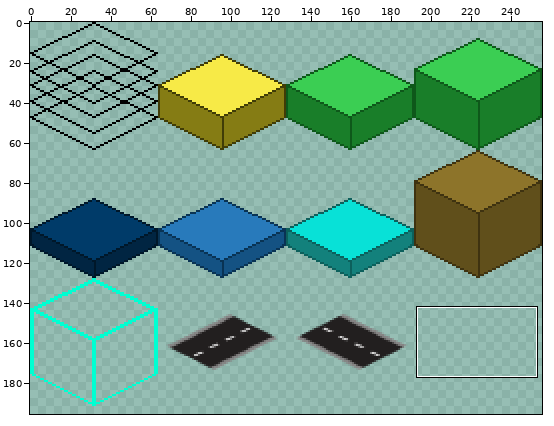
Two versions of one sprite sheet, internal/ui/assets/geo-spritesheet.png. The picture above shows the old version from afar; the outline marks the close-up.
Close-up. Earlier state:
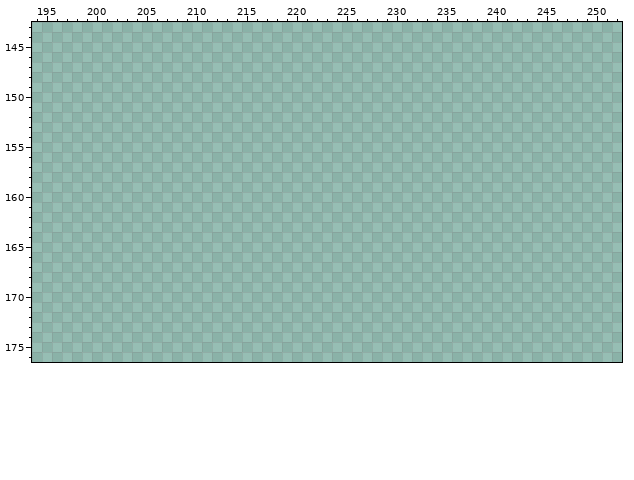
The file is 256x512 pixels. Pixels under 10% opacity are left out. Colours within 5 levels of each other are drawn and written as one. Shown: x 194..252, y 143..176. The old version is drawn lined up with the new one, on the new canvas. The wide view leaves out empty margins. The commit also changed other parts of the picture, which this record leaves out.
After the commit:
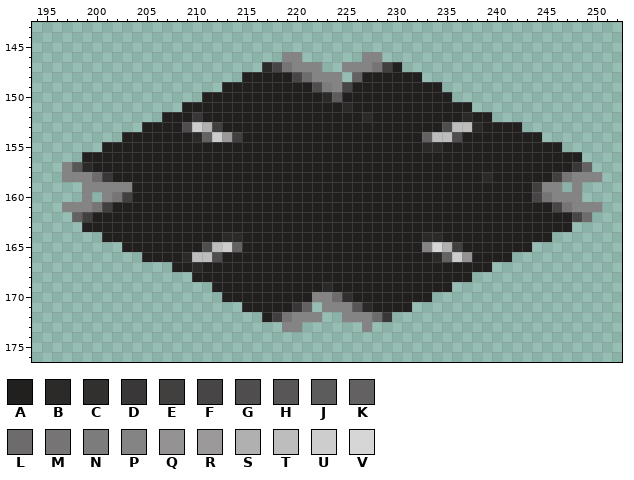
Palette (. is transparent): A #221f1f  B #2c2929  C #322f2f  D #393737  E #423f3f  F #474545  G #4f4d4d  H #585656  J #5d5c5c  K #636161  L #6d6b6b  M #767474  N #7d7c7c  P #858484  Q #949292  R #9b9999  S #b1b0b0  T #bebdbd  U #cecdcd  V #d7d6d6
The exact change:
canvas 256x512 -> 256x256 (the part of the old canvas that was cut away was empty and is not shown)
y 146: x 219..220 .. -> PP; x 227..228 .. -> PP
y 147: x 217..222 ...... -> BFMPPP; x 225..230 ...... -> PPPMEA
y 148: x 215..224 .......... -> AAAAAFLPPP; x 226..232 ....... -> KAAAAAA
y 149: x 213..234 ...................... -> AAAAAAAAAGNPFAAAAAAAAA
y 150: x 211..235 ......................... -> AAAAAAAAAAAABJAAAAAAAAAAA
y 151: x 209..237 ............................. -> AAAAAAAAAAAAAAAABAAAAAAAAAAAA
y 152: x 207..239 ................................. -> AAADAAAAAAAAAAAAAAAABAAAAAAAAABAA
y 153: x 205..242 ...................................... -> AAAAGUSEAAAAAAAAAAAAAAAAAAAAAAGTTBAAAA
y 154: x 203..244 .......................................... -> AAAAAAABKUREAAAAAAAAAAAAAAAAAAKTTGAAAAAAAA
y 155: x 201..246 .............................................. -> AAAAAAAAAAAAAAAAAAAAAAAAAAAAAAAABBAAAAAAAAAAAA
y 156: x 199..248 .................................................. -> AAAAAAAAAAAAAAAAAAAAAAAAAAAAAAAAAAAAAAAAAAAAAAAAAA
y 157: x 197..249 ..................................................... -> PHBAAAAAAAAAAAAAAAAAAAAAAAAAAAAAAAAAAAAAAAAAAAAAAAADK
y 158: x 197..250 ...................................................... -> PPPLDAAAAAAAAAAAAAAAAAAAAAAAAAAAAAAAAAAAAABAAAAAAEMPPP
y 159: x 199..246 ................................................ -> PPPPPAAAAAAAAAAAAAAAAAAAAAAAAAAAAAAAAAAAAAAAAEPP; x 248 . -> P
y 160: x 199 . -> P; x 201..248 ................................................ -> PMEAAAAAAAAAAAAAAAAAAAAAAAAAAAAAAAAAAAAAAAAFMPPP
y 161: x 197..250 ...................................................... -> PPPMEAAAAAAAAAAAAAAAAAAAAAAAAAAAAAAAAAAAAAAAAAAAAFMPPP
y 162: x 198..249 .................................................... -> KEAAAAAAAAAAAAAAAAAAAAAAAAAAAAAAAAAAAAAAAAAAAAAAAAFL
y 163: x 199..247 ................................................. -> AAAAAAAAAAAAAAAAAAAAAAAAAAAAAAAAAAAAAAAAAAAAAAAAA
y 164: x 201..245 ............................................. -> AAAAAAAAAAAABBAAAAAAAAAAAAAAAAAABBAAAAAAAAAAA
y 165: x 203..243 ......................................... -> AAAAAAAAGTUKAAAAAAAAAAAAAAAAAAPVSEAAAAAAA
y 166: x 205..241 ..................................... -> AAAABTTGAAAAAAAAAAAAAAAAAAAAABKUQAAAA
y 167: x 208..239 ................................ -> AABAAAAAAAAAAAAAAAAAAAAAAAAAAAAA
y 168: x 210..237 ............................ -> AAAAAAAAAAAAAAAAAAAAAAAAAAAA
y 169: x 212..235 ........................ -> AAAAAAAAAAABAAAAAAAAAAAA
y 170: x 213..233 ..................... -> AAAAAAAAAPPLCAAAAAAAA
y 171: x 215..221 ....... -> AAAAADK; x 223..231 ......... -> PPPHBAAAA
y 172: x 217..222 ...... -> AEMPPP; x 225..229 ..... -> PPPLD
y 173: x 219..220 .. -> PP; x 227 . -> P
Changed places in both close-ups, as pixel boxes (x1, y1, x2, y2):
added: (62, 52, 602, 332)
